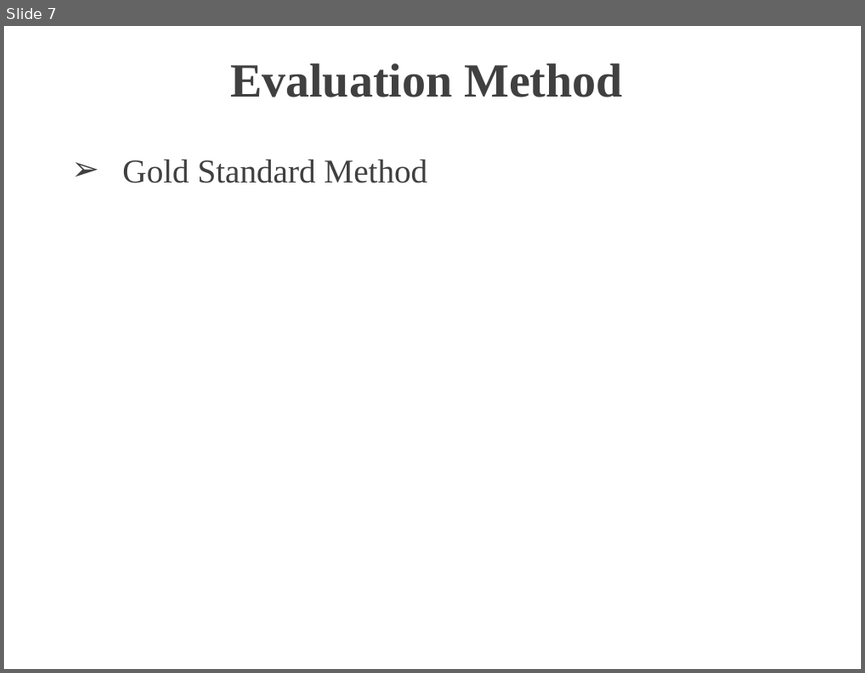
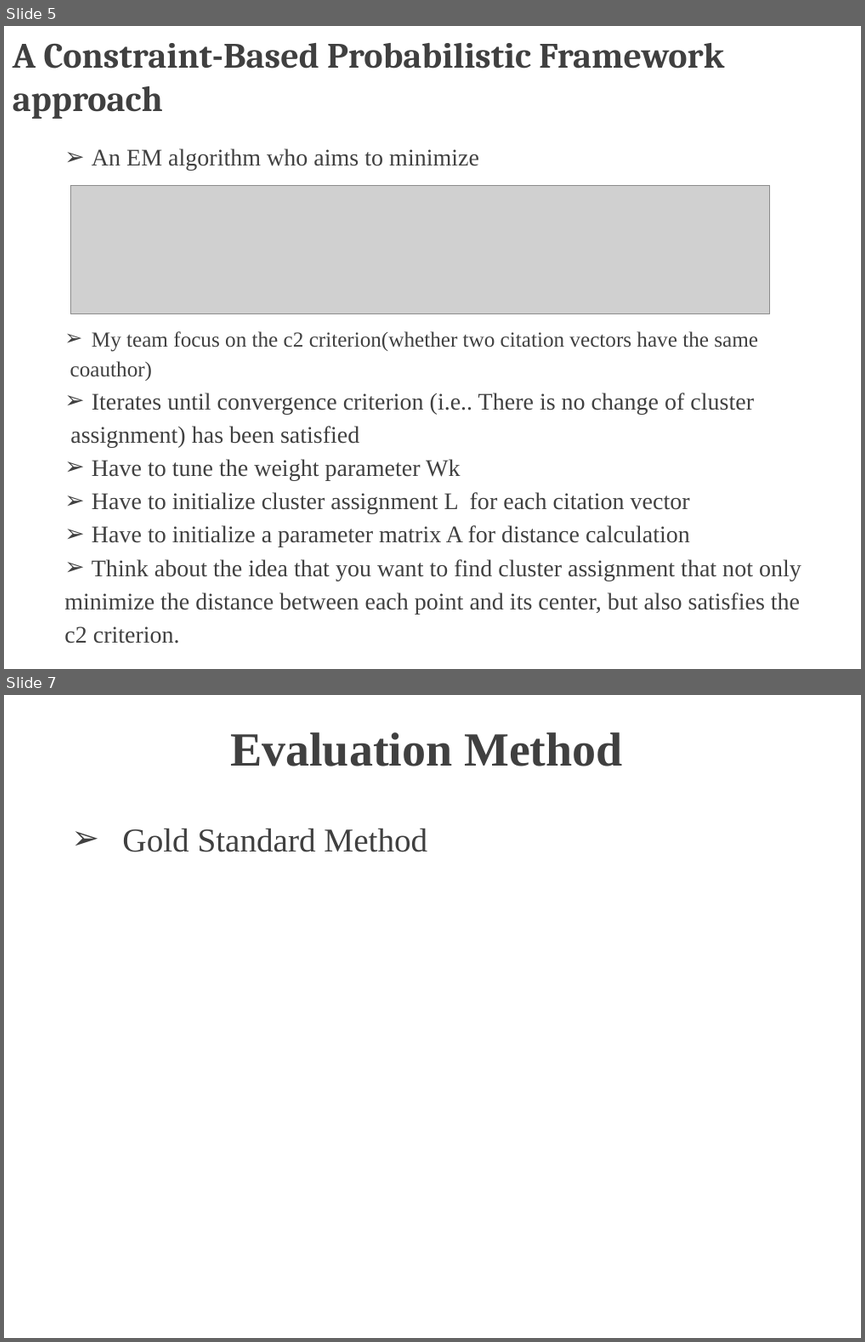
Before and after one commit to TZstatsADS/Spr2017-proj4-team13, a slide deck: doc/presentation.pptx. Shown one above the other, each under a label of ours: slide 7 before the commit, slides 5 and 7 after it; the slides between them are not shown. The pictures are 865x673 and 865x1342 pixels, drawn with LibreOffice and Linux fonts; fonts in the diff are those of the drawing; grey boxes stand for pictures; background and template pictures are left out. Boxes give left, top, right and bottom in pixels: in the first picture for what was removed or moved away, otherwise in the second. Text is boxed around its words. In the diff, an @@ line names an element or a change of style, - is before the commit and + after.

```diff
--- a/doc/presentation.pptx
+++ b/doc/presentation.pptx
@@ slide 5 added at [4,26,861,669], background picture (left out) @@
@@ title added at [12,43,724,119], 30 pt, text #404040, bold @@
+A Constraint-Based Probabilistic Framework approach
@@ text added at [64,148,801,643], 20 pt, text #404040 @@
+➢ An EM algorithm who aims to minimize
+➢ My team focus on the c2 criterion(whether two citation vectors have the same
+coauthor)
+➢ Iterates until convergence criterion (i.e.. There is no change of cluster
+assignment) has been satisfied
+➢ Have to tune the weight parameter Wk
+➢ Have to initialize cluster assignment L for each citation vector
+➢ Have to initialize a parameter matrix A for distance calculation
+➢ Think about the idea that you want to find cluster assignment that not only
+minimize the distance between each point and its center, but also satisfies the
+c2 criterion.
@@ picture added at [71,185,770,314] @@
```
Also in this commit, not shown: 2 slides changed, 1 other slide added, 3 slides removed, 13 other files.
